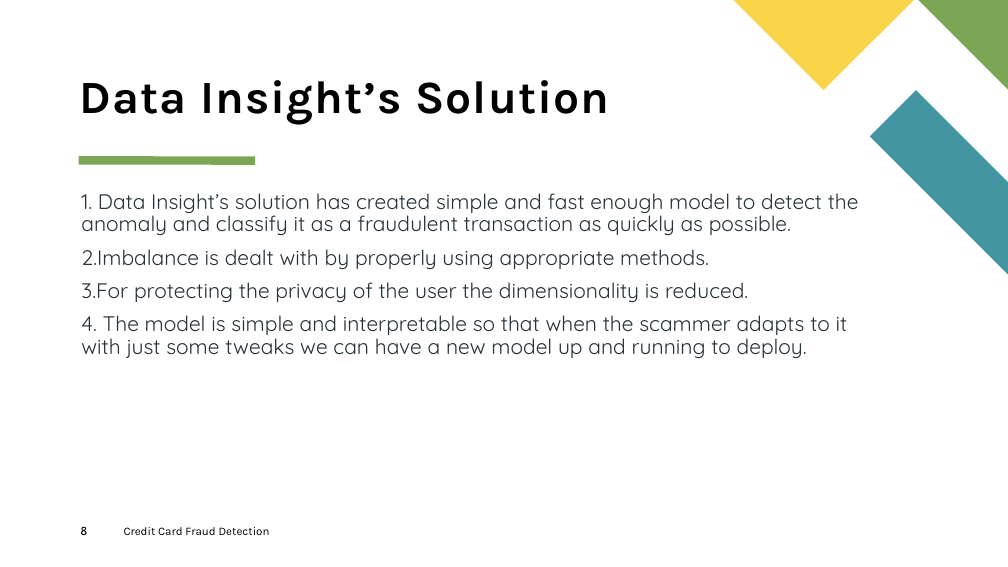
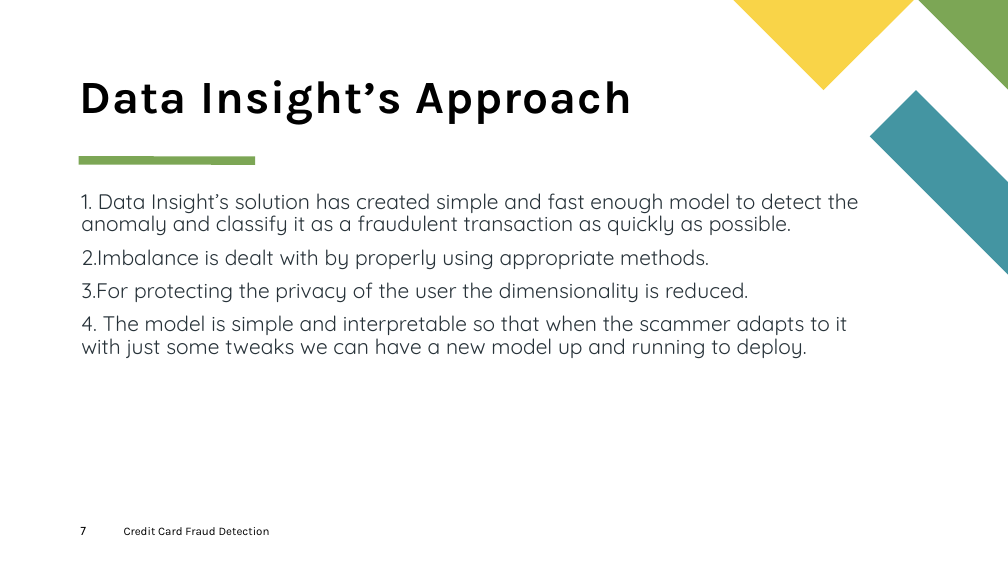
Before and after one commit to dmusili/creditcardfrauddetection, a slide deck: slide 7 of Credit Card Fraud Detection.pptx (slide 8 before the commit). Drawn at 1008x567 pixels with LibreOffice and Linux fonts; fonts in the diff are those of the drawing. Boxes give left, top, right and bottom in pixels: in the first picture for what was removed or moved away, otherwise in the second. Text is boxed around its words. In the diff, an @@ line names an element or a change of style, - is before the commit and + after.

```diff
--- a/Credit Card Fraud Detection.pptx
+++ b/Credit Card Fraud Detection.pptx
@@ title at box(80, 80, 632, 124): text changed @@
-Data Insight’s Solution
+Data Insight’s Approach
@@ page number at box(80, 527, 86, 535): text changed @@
-8
+7
```
Also in this commit, not shown: 8 other slides changed, 3 slides added, 3 slides removed.
